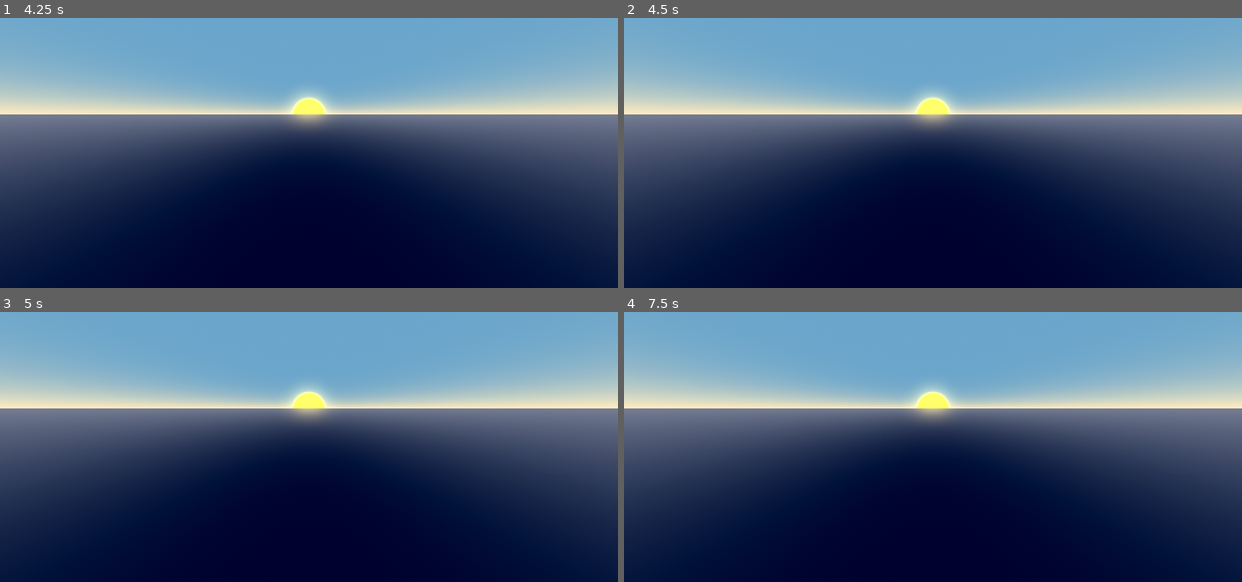
Above: before the commit, frames 1-4 (two rows, left to right).
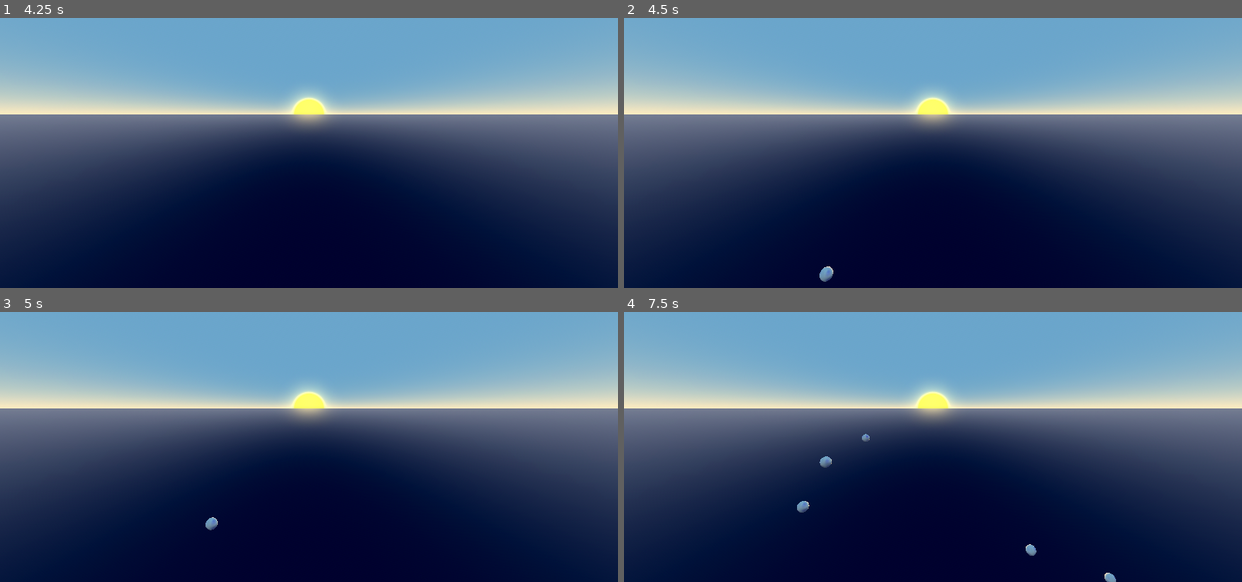
Above: after the commit, the same moments.

Repository: HyperGameDev/Relaxing_Bubble_Pop
Game: Godot game, scene res://ZEN.tscn
Two runs of this game, one before a commit and one after it. Both use one fixed random seed, a clock stepped at 60 frames per second and the inputs below. Sound files missing from this copy of the repository are replaced by a short silence.
Inputs (mouse positions are in pixels of both pictures, inside the frame that each line leads up to):
- Up to frame 1 (4.25 s): tap Enter at 0.5, 2, 3.5 s; move the mouse to (444, 96) at 0.52 s; tap Space at 1.25, 2.75 s; move the mouse to (185, 131) at 1.27 s; move the mouse to (370, 36) at 2.02 s; move the mouse to (278, 182) at 2.77 s; move the mouse to (494, 166) at 3.52 s
- Up to frame 2 (4.5 s): tap Space at 4.25 s; move the mouse to (747, 61) at 4.27 s
- Up to frame 3 (5 s): no input
- Up to frame 4 (7.5 s): move the mouse to (963, 409) at 5.02 s; move the mouse to (840, 322) at 5.77 s; move the mouse to (1068, 390) at 6.52 s; move the mouse to (809, 425) at 7.27 s

Frame 1 is identical in both runs. In frame 2, 0.1% of the frame differs, in the area x 31-34%, y 92-98%; in frame 3, less than 0.1%; in frame 4, 0.3%, in the area x 28-80%, y 45-100%.

Commit message:
fixed broken bubble blasts

Diff:
--- a/ZEN.tscn
+++ b/ZEN.tscn
@@ -47,6 +47,21 @@
 [sub_resource type="BoxMesh" id="BoxMesh_ikken"]
 size = Vector3(200, 1, 100)
 
+[sub_resource type="Animation" id="Animation_2lk8l"]
+length = 0.001
+tracks/0/type = "value"
+tracks/0/imported = false
+tracks/0/enabled = true
+tracks/0/path = NodePath(".:position")
+tracks/0/interp = 1
+tracks/0/loop_wrap = true
+tracks/0/keys = {
+"times": PackedFloat32Array(0),
+"transitions": PackedFloat32Array(1),
+"update": 0,
+"values": [Vector3(0, 0, 0)]
+}
+
 [sub_resource type="Animation" id="Animation_nylx4"]
 resource_name = "float"
 length = 5.0
@@ -62,21 +77,6 @@
 "transitions": PackedFloat32Array(3.13834, 0.482968),
 "update": 0,
 "values": [Vector3(0, 0, 0), Vector3(0, -0.1, 0)]
-}
-
-[sub_resource type="Animation" id="Animation_2lk8l"]
-length = 0.001
-tracks/0/type = "value"
-tracks/0/imported = false
-tracks/0/enabled = true
-tracks/0/path = NodePath(".:position")
-tracks/0/interp = 1
-tracks/0/loop_wrap = true
-tracks/0/keys = {
-"times": PackedFloat32Array(0),
-"transitions": PackedFloat32Array(1),
-"update": 0,
-"values": [Vector3(0, 0, 0)]
 }
 
 [sub_resource type="AnimationLibrary" id="AnimationLibrary_hi55g"]
@@ -103,6 +103,7 @@
 
 [node name="ZEN" type="Node3D"]
 script = ExtResource("1")
+bubble_speed = 20.0
 
 [node name="DirectionalLight3D" type="DirectionalLight3D" parent="."]
 transform = Transform3D(-1, -1.52855e-14, -8.74228e-08, 0, 1, -1.74846e-07, 8.74228e-08, -1.74846e-07, -1, 0, 0, 0)
--- a/bubble.gd
+++ b/bubble.gd
@@ -11,7 +11,7 @@
 	#body_entered.connect(on_body_entered)
 
 func _physics_process(delta: float) -> void:
-	if global_position.y >= 40:
+	if global_position.y >= 80:
 		blast_bubble()
 
 func on_pop():
--- a/bubble.tscn
+++ b/bubble.tscn
@@ -35,7 +35,7 @@
 linear_damp = 5.435
 script = ExtResource("1")
 bubble_mesh = NodePath("MeshInstance3D")
-bubble_blast = NodePath("")
+bubble_blast = NodePath("Particles_Blast")
 
 [node name="MeshInstance3D" type="MeshInstance3D" parent="."]
 mesh = SubResource("SphereMesh_iu6uw")
--- a/zen.gd
+++ b/zen.gd
@@ -30,7 +30,7 @@
 			lerped_x = lerp(weighted_randf_range(-x_min, x_min), weighted_randf_range(-x_max,x_max), lerp_factor)
 
 		var rand_vector: Vector3 = Vector3(lerped_x,-25,rand_z)
-		print(rand_vector)
+		#print(rand_vector)
 		var bubble = load("res://bubble.tscn").instantiate()
 		get_tree().get_current_scene().add_child(bubble)
 		bubble.global_position = rand_vector
Not shown, changed: export/export.zip
Not shown, changed: export/index.html
Not shown, changed: export/index.pck
